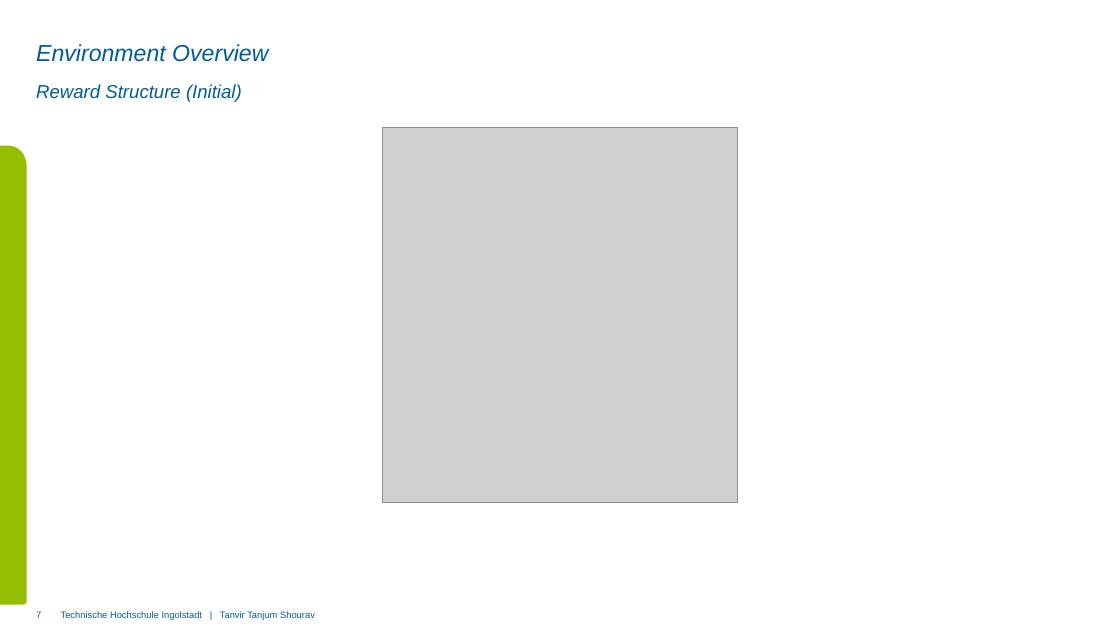
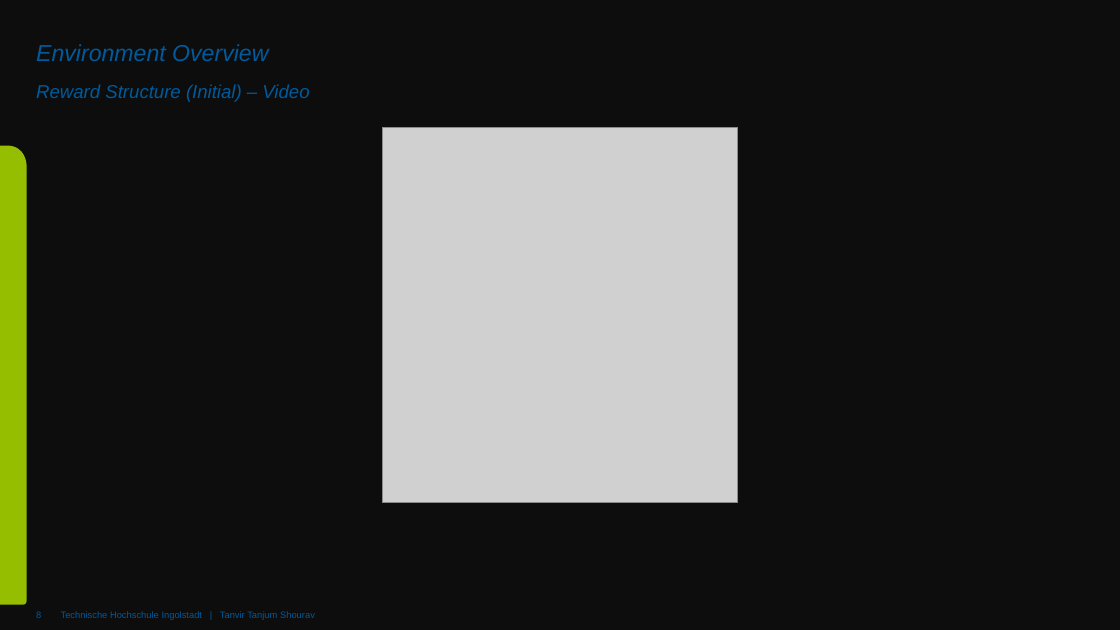
Before and after one commit to tanvirtanjum/THI_SS2025_PADM_PROJECT, a slide deck: slide 8 of Presentation and submission/PADM_00170500.pptx (slide 7 before the commit). Drawn at 1120x630 pixels with LibreOffice and Linux fonts; fonts in the diff are those of the drawing; grey boxes stand for pictures; background and template pictures are left out. Boxes give left, top, right and bottom in pixels: in the first picture for what was removed or moved away, otherwise in the second. Text is boxed around its words. In the diff, an @@ line names an element or a change of style, - is before the commit and + after.

```diff
--- a/Presentation and submission/PADM_00170500.pptx
+++ b/Presentation and submission/PADM_00170500.pptx
@@ background #FFFFFF to #0D0D0D @@
@@ subtitle at <box>36,84,309,102</box>: text changed @@
-Reward Structure (Initial)
+Reward Structure (Initial) – Video
@@ page number at <box>36,612,41,618</box>: text changed @@
-7
+8
```
Also in this commit, not shown: 10 other slides changed, 2 slides added, 5 other files.
